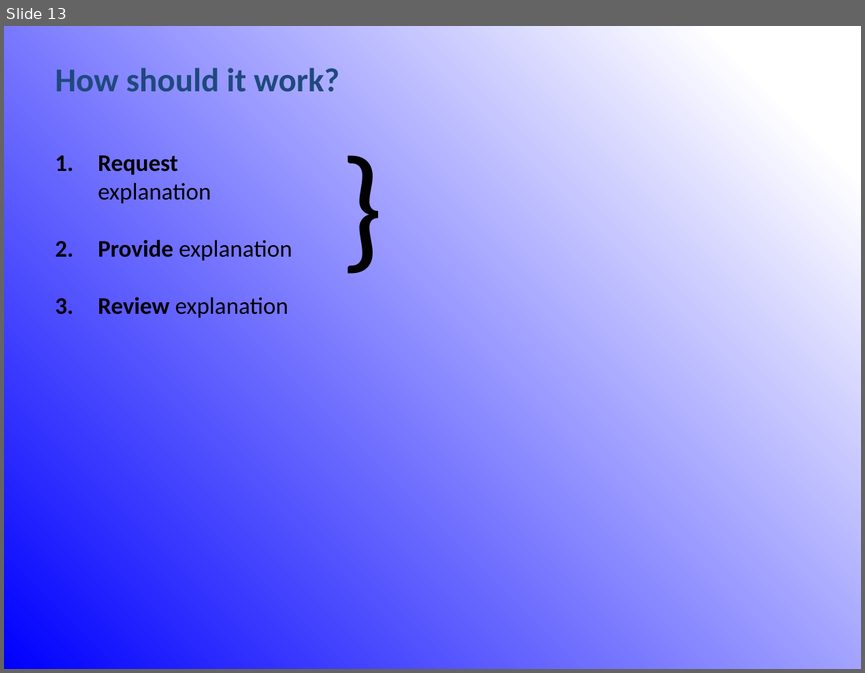
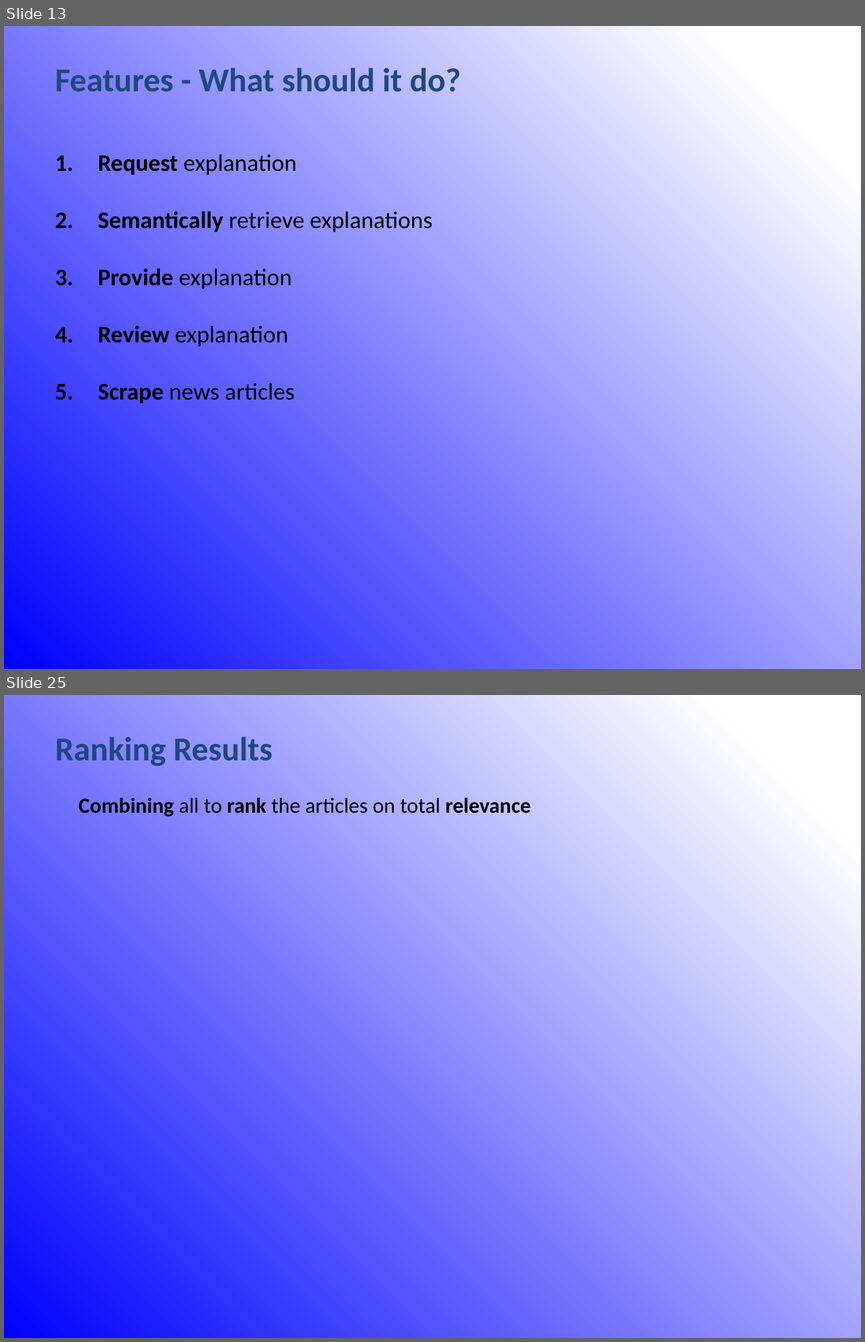
Before and after one commit to rubenverboon/skiir, a slide deck: Presentation/Final_presentation_group_002.pptx. Shown one above the other, each under a label of ours: slide 13 before the commit, slides 13 and 25 after it; the slides between them are not shown. The pictures are 865x673 and 865x1342 pixels, drawn with LibreOffice and Linux fonts; fonts in the diff are those of the drawing; grey boxes stand for pictures. Boxes give left, top, right and bottom in pixels: in the first picture for what was removed or moved away, otherwise in the second. Text is boxed around its words. In the diff, an @@ line names an element or a change of style, - is before the commit and + after.

```diff
--- a/Presentation/Final_presentation_group_002.pptx
+++ b/Presentation/Final_presentation_group_002.pptx
@@ slide 25 added at (x1=4, y1=695, x2=861, y2=1338), background gradient #0000FF to #FFFFFF @@
@@ text added at (x1=55, y1=736, x2=273, y2=766), 28 pt, text #1F497D, bold @@
+Ranking Results
@@ text added at (x1=79, y1=798, x2=531, y2=817), 18 pt, text #000000 @@
+Combining all to rank the articles on total relevance
@@ slide 13 changed as well @@
@@ text at (x1=55, y1=67, x2=461, y2=92): text changed @@
-How should it work?
+Features - What should it do?
@@ text removed at (x1=332, y1=114, x2=406, y2=288) @@
-}
@@ text at (x1=98, y1=211, x2=432, y2=232): paragraph added @@
+2. Semantically retrieve explanations
@@ text at (x1=98, y1=382, x2=294, y2=403): paragraph added @@
+5. Scrape news articles
```
Also in this commit, not shown: 7 other slides changed, 14 other slides added, 1 slide removed.
